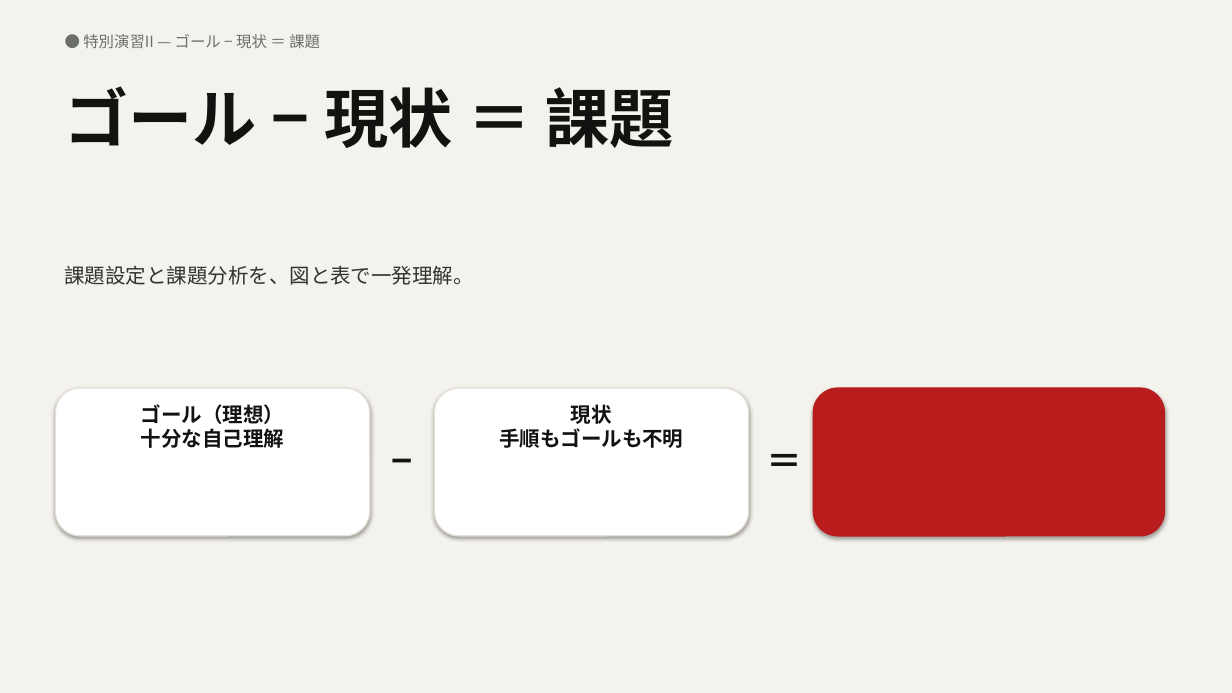
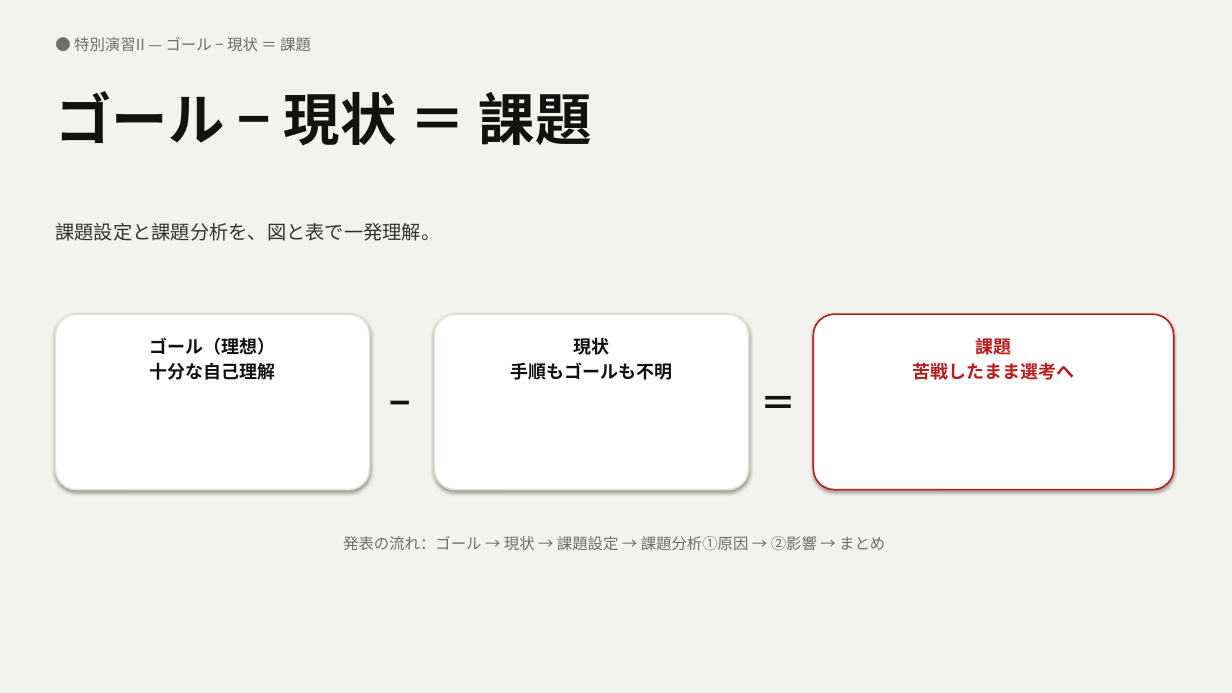
Before and after one commit to taku010201040/jibun-mayogo-2026, a slide deck: slide 1 of kadai.pptx. Drawn at 1232x693 pixels with LibreOffice and Linux fonts; fonts in the diff are those of the drawing. Boxes give left, top, right and bottom in pixels: in the first picture for what was removed or moved away, otherwise in the second. Text is boxed around its words. In the diff, an @@ line names an element or a change of style, - is before the commit and + after.

Commit message:
fix: rebuild pptx layout (anchor/fonts/aspect)

```diff
--- a/kadai.pptx
+++ b/kadai.pptx
@@ text "ゴール − 現状 ＝ 課題" at <box>55,91,592,146</box>: size 50 to 44 pt; line spacing 1 to 1.15 @@
@@ text "課題設定と課題分析を、図と表で一発理解。": place and size @@
-text "課題設定と課題分析を、図と表で一発理解。" at <box>65,265,474,285</box>
+text "課題設定と課題分析を、図と表で一発理解。" at <box>55,223,440,241</box>
@@ text "課題設定と課題分析を、図と表で一発理解。" at <box>55,223,440,241</box>: size 16 to 15 pt; line spacing 1 to 1.15 @@
@@ rounded rectangle: place and size @@
-rounded rectangle at <box>55,388,370,536</box>
+rounded rectangle at <box>55,314,370,490</box>
@@ rounded rectangle at <box>55,314,370,490</box>: outline #E5E1D8 1 pt to #E5E1D8 1.25 pt; proportions changed @@
@@ text "ゴール（理想） 十分な自己理解": place and size @@
-text "ゴール（理想） 十分な自己理解" at <box>141,404,284,448</box>
+text "ゴール（理想） 十分な自己理解" at <box>149,337,275,380</box>
@@ text "ゴール（理想） 十分な自己理解" at <box>149,337,275,380</box>: size 16 to 14 pt; line spacing 1 to 1.15 @@
@@ rounded rectangle at <box>434,314,749,490</box>: outline #E5E1D8 1 pt to #E5E1D8 1.25 pt; proportions changed @@
@@ rounded rectangle: place and size @@
-rounded rectangle at <box>434,388,749,536</box>
+rounded rectangle at <box>434,314,749,490</box>
@@ text "現状 手順もゴールも不明" at <box>510,337,672,380</box>: size 16 to 14 pt; line spacing 1 to 1.15 @@
@@ text "現状 手順もゴールも不明": place and size @@
-text "現状 手順もゴールも不明" at <box>499,404,683,448</box>
+text "現状 手順もゴールも不明" at <box>510,337,672,380</box>
@@ rounded rectangle: place and size @@
-rounded rectangle at <box>813,388,1165,536</box>
+rounded rectangle at <box>813,314,1174,490</box>
@@ rounded rectangle at <box>813,314,1174,490</box>: fill #B91C1C to #FFFFFF; outline #B91C1C 1 pt to #B91C1C 1.25 pt; proportions changed @@
@@ text added at <box>913,335,1074,380</box>, 14 pt, text #B91C1C, bold @@
+課題
+苦戦したまま選考へ
@@ text "−": place and size @@
-text "−" at <box>379,434,425,490</box>
+text "−" at <box>374,370,425,434</box>
@@ line spacing 1 to 1.15 in 3 elements at <box>74,37,311,51</box>, <box>374,370,425,434</box>, <box>753,370,804,434</box> @@
@@ text "＝": place and size @@
-text "＝" at <box>758,434,804,490</box>
+text "＝" at <box>753,370,804,434</box>
@@ text added at <box>343,536,885,551</box>, 12 pt, text #6B6F6B @@
+発表の流れ：ゴール → 現状 → 課題設定 → 課題分析①原因 → ②影響 → まとめ
```
Also in this commit, not shown: 6 other slides changed, 3 other files.
